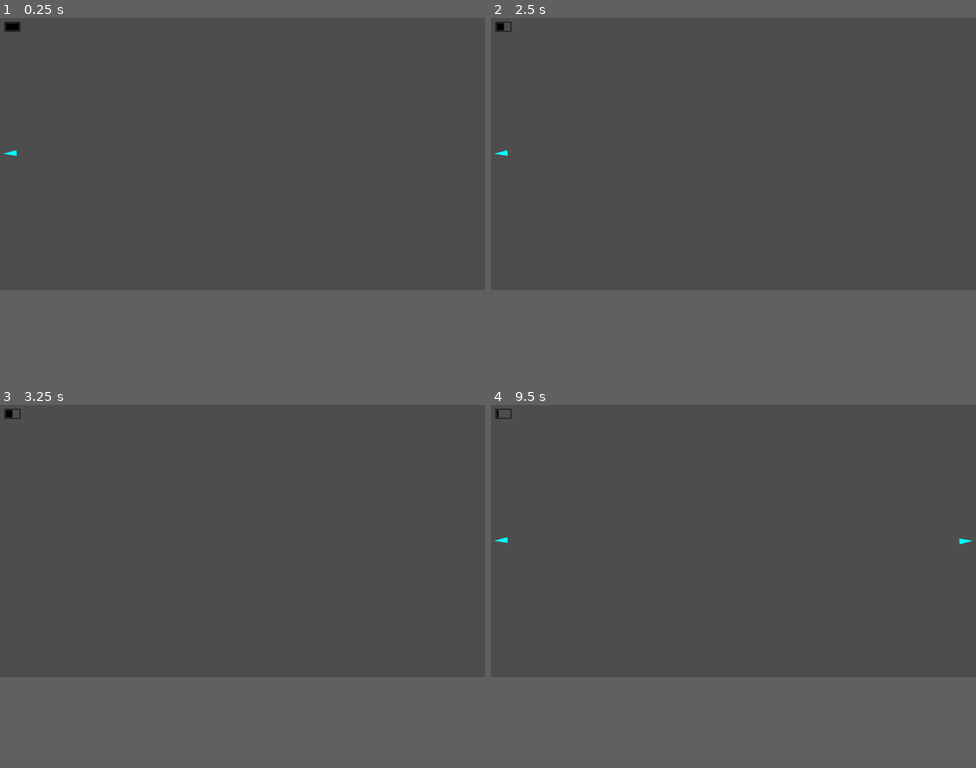
Above: before the commit, frames 1-4 (two rows, left to right).
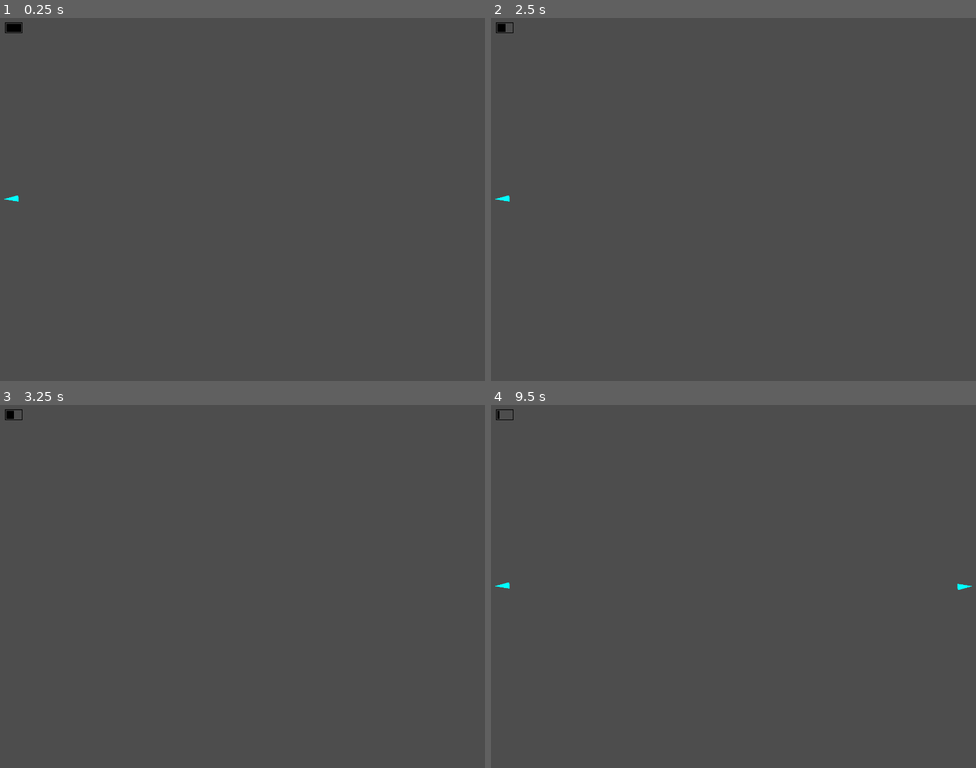
Above: after the commit, the same moments.

Repository: yancouto/psych0
Game: Godot game, scene res://runner.tscn
Two runs of this game, one before a commit and one after it. Both use one fixed random seed, a clock stepped at 60 frames per second and the inputs below.
Inputs (mouse positions are in pixels of both pictures, inside the frame that each line leads up to):
- Up to frame 1 (0.25 s): no input
- Up to frame 2 (2.5 s): tap Enter at 0.5, 2 s; move the mouse to (840, 141) at 0.52 s; hold D (move_right) 0.53-1.28 s; hold Right mouse button (bullet_time) 0.53-1.28 s; tap Space at 1.25 s; move the mouse to (636, 166) at 1.27 s; hold S (move_down) 1.28-2.03 s; click (636, 166) at 1.35 s; move the mouse to (782, 94) at 2.02 s; hold D (move_right) from 2.03 s (still down); hold Right mouse button (bullet_time) from 2.03 s (still down)
- Up to frame 3 (3.25 s): tap Space at 2.75 s; move the mouse to (218, 593) at 2.77 s; release D (move_right) at 2.78 s; release Right mouse button (bullet_time) at 2.78 s; hold W (move_up) from 2.78 s (still down); click (218, 593) at 2.85 s
- Up to frame 4 (9.5 s): tap Enter at 3.5 s; move the mouse to (879, 582) at 3.52 s; release W (move_up) at 3.53 s; hold Right mouse button (bullet_time) 3.53-4.28 s; hold A (move_left) 3.53-5.03 s; tap Space at 4.25 s; move the mouse to (588, 499) at 4.27 s; click (588, 499) at 4.35 s; move the mouse to (757, 539) at 5.02 s; hold S (move_down) 5.03-5.78 s; hold Right mouse button (bullet_time) 5.03-5.78 s; move the mouse to (660, 473) at 5.77 s; hold D (move_right) 5.78-6.53 s; click (660, 473) at 5.85 s; move the mouse to (840, 528) at 6.52 s; hold W (move_up) 6.53-7.28 s; hold Right mouse button (bullet_time) 6.53-7.28 s; move the mouse to (636, 553) at 7.27 s; hold D (move_right) 7.28-8.03 s; click (636, 553) at 7.35 s; move the mouse to (782, 481) at 8.02 s; hold S (move_down) 8.03-8.78 s; hold Right mouse button (bullet_time) 8.03-8.78 s; move the mouse to (709, 593) at 8.77 s; hold A (move_left) from 8.78 s (still down); click (709, 593) at 8.85 s
In our replay, the window is 800x450 before the commit and 800x600 after it. These sizes can differ from the game's own. Grey fills any space a smaller window leaves; there, only what the larger window draws over its background counts as a difference.

The runs differ from the first frame. In frame 1, 0.1% of the frame differs, in the area x 0-5%, y 1-51%; in frame 2, 0.1%; in frame 3, less than 0.1%; in frame 4, 0.2%, in the area x 0-100%, y 1-51%.

Commit message:
Make screen 4:3
It looks better, not too wide. I tried 1:1 but that looks weird, like it's actually more vertical.

Diff:
--- a/editor/level_builder.gd
+++ b/editor/level_builder.gd
@@ -1,7 +1,7 @@
 class_name LevelBuilder
 
-static var W := 1600.
-static var H := 900.
+static var W := 1440.
+static var H := 1080.
 
 var events: Array[BuilderEvent] = []
 
--- a/project.godot
+++ b/project.godot
@@ -21,8 +21,8 @@
 
 [display]
 
-window/size/viewport_width=1600
-window/size/viewport_height=900
+window/size/viewport_width=1440
+window/size/viewport_height=1080
 window/stretch/mode="viewport"
 
 [input]
